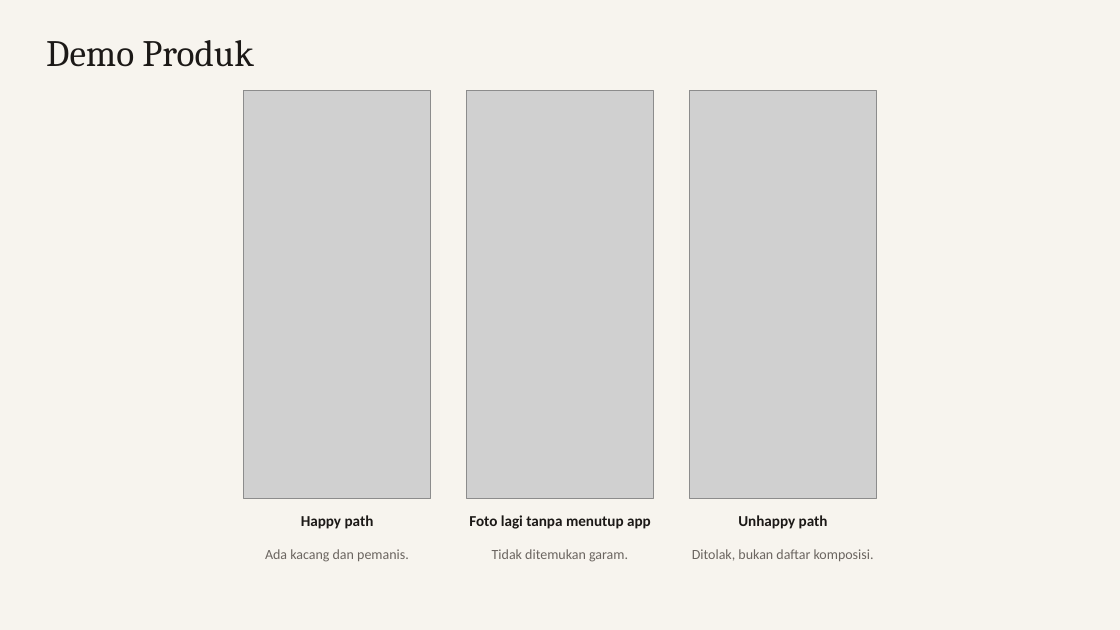
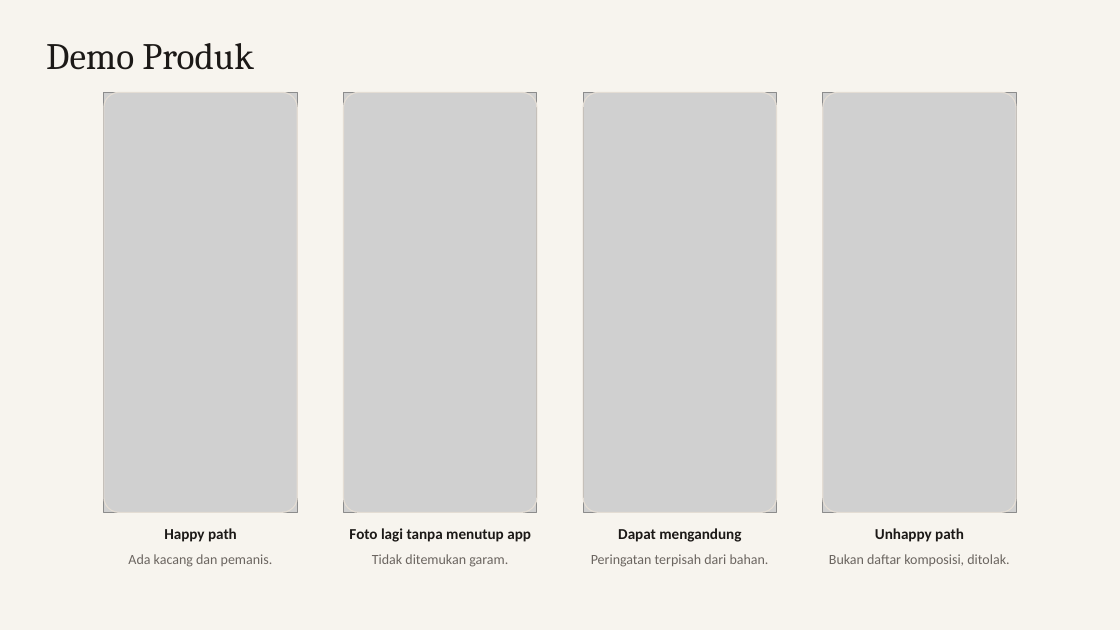
Before and after one commit to dendyramdhan/PantangMakan, a slide deck: slide 9 of presentasi/PantangMakan.pptx. Drawn at 1120x630 pixels with LibreOffice and Linux fonts; fonts in the diff are those of the drawing; grey boxes stand for pictures. Boxes give left, top, right and bottom in pixels: in the first picture for what was removed or moved away, otherwise in the second. Text is boxed around its words. In the diff, an @@ line names an element or a change of style, - is before the commit and + after.

```diff
--- a/presentasi/PantangMakan.pptx
+++ b/presentasi/PantangMakan.pptx
@@ picture added at bbox=[104, 92, 297, 513] @@
@@ rounded rectangle added at bbox=[104, 92, 297, 513], outline #E4DDD4 1 pt @@
@@ picture removed at bbox=[244, 91, 431, 498] @@
@@ picture added at bbox=[344, 92, 537, 513] @@
@@ rounded rectangle added at bbox=[344, 92, 537, 513], outline #E4DDD4 1 pt @@
@@ picture removed at bbox=[466, 91, 654, 498] @@
@@ picture added at bbox=[583, 92, 776, 513] @@
@@ rounded rectangle added at bbox=[583, 92, 776, 513], outline #E4DDD4 1 pt @@
@@ picture removed at bbox=[689, 91, 876, 498] @@
@@ picture added at bbox=[823, 92, 1016, 513] @@
@@ rounded rectangle added at bbox=[823, 92, 1016, 513], outline #E4DDD4 1 pt @@
@@ text "Happy path": place and size @@
-text "Happy path" at bbox=[301, 515, 374, 529]
+text "Happy path" at bbox=[164, 528, 237, 542]
@@ text "Foto lagi tanpa menutup app": place and size @@
-text "Foto lagi tanpa menutup app" at bbox=[469, 515, 651, 529]
+text "Foto lagi tanpa menutup app" at bbox=[349, 528, 531, 542]
@@ text added at bbox=[618, 528, 741, 542], 13 pt, text #1C1917, bold @@
+Dapat mengandung
@@ text "Unhappy path": place and size @@
-text "Unhappy path" at bbox=[738, 515, 828, 529]
+text "Unhappy path" at bbox=[875, 528, 964, 542]
@@ text "Ada kacang dan pemanis.": place and size @@
-text "Ada kacang dan pemanis." at bbox=[265, 549, 409, 562]
+text "Ada kacang dan pemanis." at bbox=[128, 554, 273, 567]
@@ text "Tidak ditemukan garam.": place and size @@
-text "Tidak ditemukan garam." at bbox=[492, 549, 628, 562]
+text "Tidak ditemukan garam." at bbox=[372, 554, 508, 567]
@@ text added at bbox=[591, 554, 769, 567], 12 pt, text #6B6560 @@
+Peringatan terpisah dari bahan.
@@ text at bbox=[829, 554, 1009, 566]: text changed @@
-Ditolak, bukan daftar komposisi.
+Bukan daftar komposisi, ditolak.
```
Also in this commit, not shown: 9 other slides changed, 3 slides added, 3 slides removed, 7 other files.
